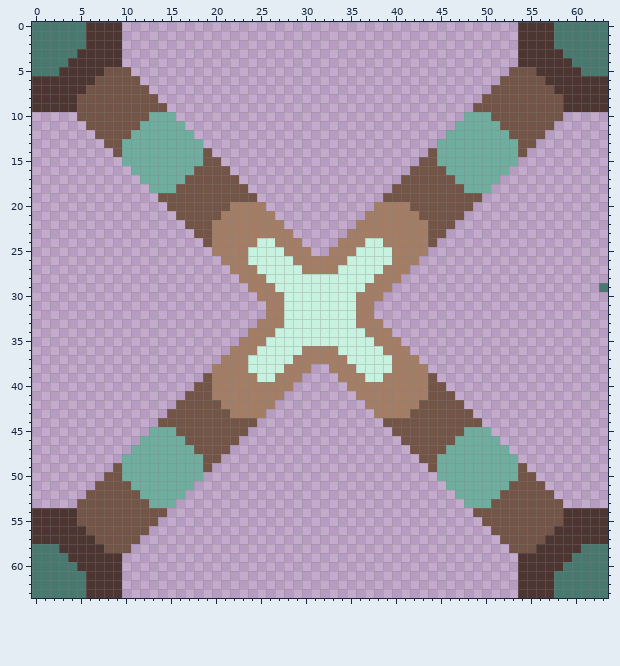
Pixel-art sprite: sprites/blocks/units/swarm-factory-top.png. The picture above is the old version.
The file is 64x64 pixels.
The same view after the edit:
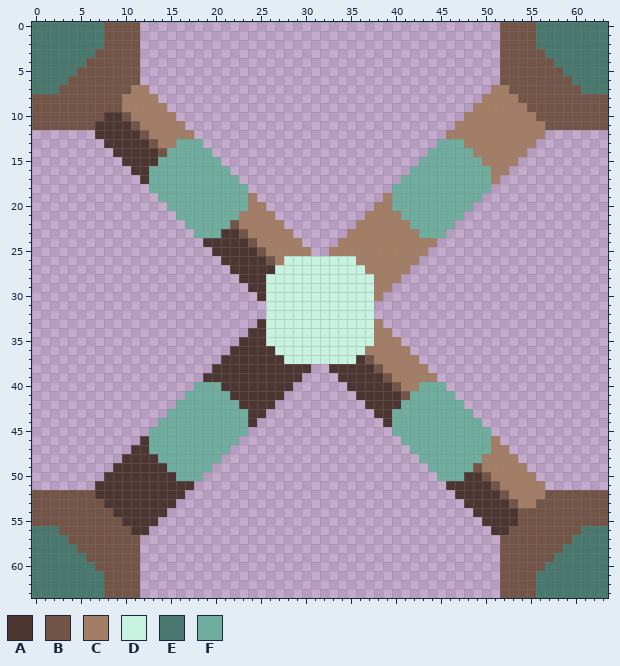
Palette (. is transparent): A #4d3632  B #735548  C #a37d65  D #c7f2e0  E #48786e  F #6fad9e
Change:
@@ x 0..63 @@
- 0 EEEEEEAAAA............................................AAAAEEEEEE
- 1 EEEEEEAAAA............................................AAAAEEEEEE
- 2 EEEEEEAAAA............................................AAAAEEEEEE
- 3 EEEEEAAAAA............................................AAAAAEEEEE
- 4 EEEEAAAAAA............................................AAAAAAEEEE
- 5 EEEAAAAABBB..........................................BBBAAAAAEEE
- 6 AAAAAAABBBBB........................................BBBBBAAAAAAA
- 7 AAAAAABBBBBBB......................................BBBBBBBAAAAAA
- 8 AAAAABBBBBBBBB....................................BBBBBBBBBAAAAA
- 9 AAAAABBBBBBBBBB..................................BBBBBBBBBBAAAAA
-10 .....BBBBBBBBFFF................................FFFBBBBBBBB.....
-11 ......BBBBBBFFFFF..............................FFFFFBBBBBB......
-12 .......BBBBFFFFFFF............................FFFFFFFBBBB.......
-13 ........BBFFFFFFFFF..........................FFFFFFFFFBB........
-14 .........BFFFFFFFFFB........................BFFFFFFFFFB.........
-15 ..........FFFFFFFFFBB......................BBFFFFFFFFF..........
-16 ...........FFFFFFFBBBB....................BBBBFFFFFFF...........
-17 ............FFFFFBBBBBB..................BBBBBBFFFFF............
-18 .............FFFBBBBBBBB................BBBBBBBBFFF.............
-19 ..............BBBBBBBBBBB..............BBBBBBBBBBB..............
-20 ...............BBBBBBBCCCC............CCCCBBBBBBB...............
-21 ................BBBBBCCCCCC..........CCCCCCBBBBB................
-22 .................BBBCCCCCCCC........CCCCCCCCBBB.................
-23 ..................BBCCCCCCCCC......CCCCCCCCCBB..................
-24 ...................BCCCCCDDCCC....CCCDDCCCCCB...................
-25 ....................CCCCDDDDCCC..CCCDDDDCCCC....................
-26 .....................CCCDDDDDCCCCCCDDDDDCCC.....................
-27 ......................CCCDDDDDCCCCDDDDDCCC......................
-28 .......................CCCDDDDDDDDDDDDCCC.......................
-29 ........................CCCDDDDDDDDDDCCC.......................E
-30 .........................CCCDDDDDDDDCCC.........................
-31 ..........................CCDDDDDDDDCC..........................
-32 ..........................CCDDDDDDDDCC..........................
-33 .........................CCCDDDDDDDDCCC.........................
-34 ........................CCCDDDDDDDDDDCCC........................
-35 .......................CCCDDDDDDDDDDDDCCC.......................
-36 ......................CCCDDDDDCCCCDDDDDCCC......................
-37 .....................CCCDDDDDCCCCCCDDDDDCCC.....................
-38 ....................CCCCDDDDCCC..CCCDDDDCCCC....................
-39 ...................BCCCCCDDCCC....CCCDDCCCCCB...................
-40 ..................BBCCCCCCCCC......CCCCCCCCCBB..................
-41 .................BBBCCCCCCCC........CCCCCCCCBBB.................
-42 ................BBBBBCCCCCC..........CCCCCCBBBBB................
-43 ...............BBBBBBBCCCC............CCCCBBBBBBB...............
-44 ..............BBBBBBBBBBB..............BBBBBBBBBBB..............
-45 .............FFFBBBBBBBB................BBBBBBBBFFF.............
-46 ............FFFFFBBBBBB..................BBBBBBFFFFF............
-47 ...........FFFFFFFBBBB....................BBBBFFFFFFF...........
-48 ..........FFFFFFFFFBB......................BBFFFFFFFFF..........
-49 .........BFFFFFFFFFB........................BFFFFFFFFFB.........
-50 ........BBFFFFFFFFF..........................FFFFFFFFFBB........
-51 .......BBBBFFFFFFF............................FFFFFFFBBBB.......
-52 ......BBBBBBFFFFF..............................FFFFFBBBBBB......
-53 .....BBBBBBBBFFF................................FFFBBBBBBBB.....
-54 AAAAABBBBBBBBBB..................................BBBBBBBBBBAAAAA
-55 AAAAABBBBBBBBB....................................BBBBBBBBBAAAAA
-56 AAAAAABBBBBBB......................................BBBBBBBAAAAAA
-57 AAAAAAABBBBB........................................BBBBBAAAAAAA
-58 EEEAAAAABBB..........................................BBBAAAAAEEE
-59 EEEEAAAAAA............................................AAAAAAEEEE
-60 EEEEEAAAAA............................................AAAAAEEEEE
-61 EEEEEEAAAA............................................AAAAEEEEEE
-62 EEEEEEAAAA............................................AAAAEEEEEE
-63 EEEEEEAAAA............................................AAAAEEEEEE
+ 0 EEEEEEEEBBBB........................................BBBBEEEEEEEE
+ 1 EEEEEEEEBBBB........................................BBBBEEEEEEEE
+ 2 EEEEEEEEBBBB........................................BBBBEEEEEEEE
+ 3 EEEEEEEBBBBB........................................BBBBBEEEEEEE
+ 4 EEEEEEBBBBBB........................................BBBBBBEEEEEE
+ 5 EEEEEBBBBBBB........................................BBBBBBBEEEEE
+ 6 EEEEBBBBBBBB........................................BBBBBBBBEEEE
+ 7 EEEBBBBBBBBCC......................................CCBBBBBBBBEEE
+ 8 BBBBBBBBBBCCCC....................................CCCCBBBBBBBBBB
+ 9 BBBBBBBBBBCCCCC..................................CCCCCCBBBBBBBBB
+10 BBBBBBBBAABCCCCC................................CCCCCCCCBBBBBBBB
+11 BBBBBBBAAAABCCCCC..............................CCCCCCCCCCBBBBBBB
+12 .......AAAAABCCCCC............................CCCCCCCCCCC.......
+13 ........AAAAABCCFFF..........................FFFCCCCCCCC........
+14 .........AAAAABFFFFF........................FFFFFCCCCCC.........
+15 ..........AAAAFFFFFFF......................FFFFFFFCCCC..........
+16 ...........AAFFFFFFFFF....................FFFFFFFFFCC...........
+17 ............AFFFFFFFFFF..................FFFFFFFFFFC............
+18 .............FFFFFFFFFFF................FFFFFFFFFFF.............
+19 ..............FFFFFFFFFFC..............CFFFFFFFFFF..............
+20 ...............FFFFFFFFFCC............CCFFFFFFFFF...............
+21 ................FFFFFFFCCCC..........CCCCFFFFFFF................
+22 .................FFFFFBCCCCC........CCCCCCFFFFF.................
+23 ..................FFFAABCCCCC......CCCCCCCCFFF..................
+24 ...................AAAAABCCCCC....CCCCCCCCCCC...................
+25 ....................AAAAABCCCCC..CCCCCCCCCCC....................
+26 .....................AAAAABCDDDDDDDDCCCCCCC.....................
+27 ......................AAAAADDDDDDDDDDCCCCC......................
+28 .......................AAADDDDDDDDDDDDCCC.......................
+29 ........................AADDDDDDDDDDDDCC........................
+30 .........................ADDDDDDDDDDDDC.........................
+31 ..........................DDDDDDDDDDDD..........................
+32 ..........................DDDDDDDDDDDD..........................
+33 .........................ADDDDDDDDDDDDC.........................
+34 ........................AADDDDDDDDDDDDCC........................
+35 .......................AAADDDDDDDDDDDDCCC.......................
+36 ......................AAAAADDDDDDDDDDCCCCC......................
+37 .....................AAAAAAADDDDDDDDABCCCCC.....................
+38 ....................AAAAAAAAAAA..AAAAABCCCCC....................
+39 ...................AAAAAAAAAAA....AAAAABCCCCC...................
+40 ..................FFFAAAAAAAA......AAAAABCCFFF..................
+41 .................FFFFFAAAAAA........AAAAABFFFFF.................
+42 ................FFFFFFFAAAA..........AAAAFFFFFFF................
+43 ...............FFFFFFFFFAA............AAFFFFFFFFF...............
+44 ..............FFFFFFFFFFA..............AFFFFFFFFFF..............
+45 .............FFFFFFFFFFF................FFFFFFFFFFF.............
+46 ............AFFFFFFFFFF..................FFFFFFFFFFC............
+47 ...........AAFFFFFFFFF....................FFFFFFFFFCC...........
+48 ..........AAAAFFFFFFF......................FFFFFFFCCCC..........
+49 .........AAAAAAFFFFF........................FFFFFBCCCCC.........
+50 ........AAAAAAAAFFF..........................FFFAABCCCCC........
+51 .......AAAAAAAAAAA............................AAAAABCCCCC.......
+52 BBBBBBBAAAAAAAAAA..............................AAAAABCCCCBBBBBBB
+53 BBBBBBBBAAAAAAAA................................AAAAABCCBBBBBBBB
+54 BBBBBBBBBAAAAAA..................................AAAAABBBBBBBBBB
+55 BBBBBBBBBBAAAA....................................AAAABBBBBBBBBB
+56 EEEBBBBBBBBAA......................................AABBBBBBBBEEE
+57 EEEEBBBBBBBB........................................BBBBBBBBEEEE
+58 EEEEEBBBBBBB........................................BBBBBBBEEEEE
+59 EEEEEEBBBBBB........................................BBBBBBEEEEEE
+60 EEEEEEEBBBBB........................................BBBBBEEEEEEE
+61 EEEEEEEEBBBB........................................BBBBEEEEEEEE
+62 EEEEEEEEBBBB........................................BBBBEEEEEEEE
+63 EEEEEEEEBBBB........................................BBBBEEEEEEEE
Boxes around the changes in both pictures, in picture pixels (x1, y1, x2, y2):
changed: (32, 22, 608, 598)
